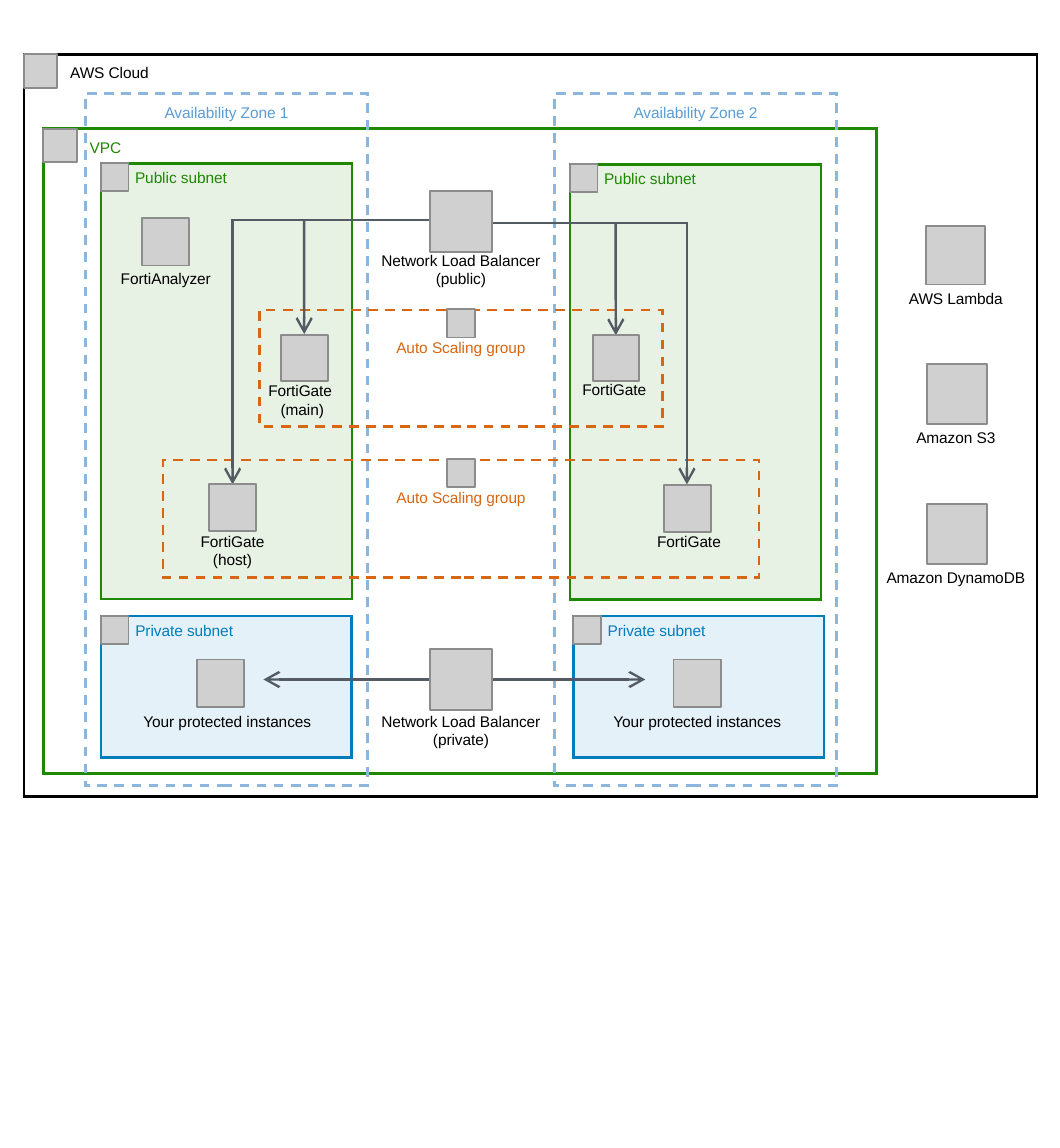
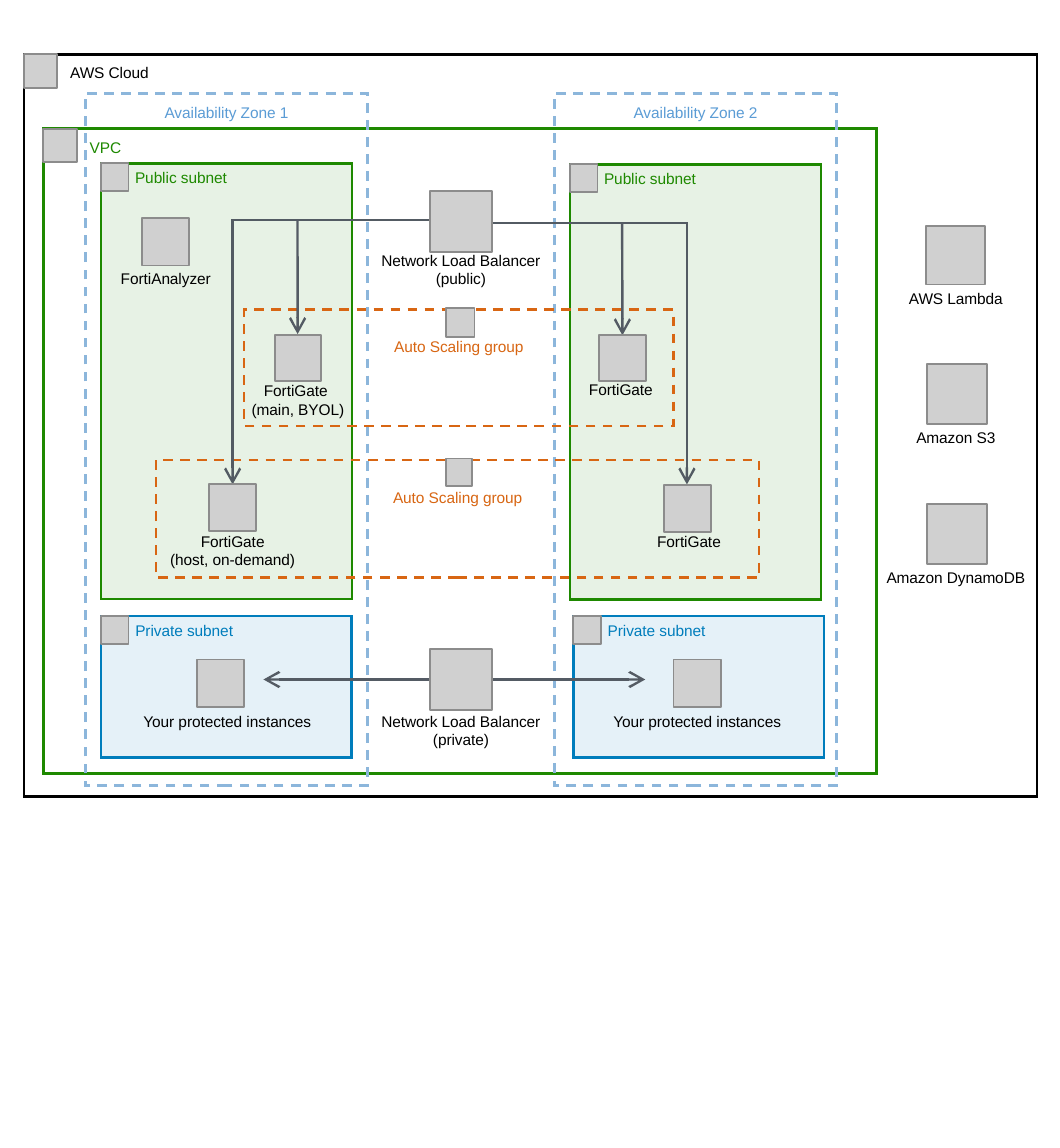
Before and after one commit to aws-quickstart/quickstart-fortinet-fortigate, a slide deck: slide 1 of docs/images/fortigate-architecture-diagram.pptx. Drawn at 1060x1148 pixels with LibreOffice and Linux fonts; fonts in the diff are those of the drawing; grey boxes stand for pictures. Boxes give left, top, right and bottom in pixels: in the first picture for what was removed or moved away, otherwise in the second. Text is boxed around its words. In the diff, an @@ line names an element or a change of style, - is before the commit and + after.

```diff
--- a/docs/images/fortigate-architecture-diagram.pptx
+++ b/docs/images/fortigate-architecture-diagram.pptx
@@ arrow moved from (304, 221) - (304, 334) to (297, 221) - (297, 334) @@
@@ 1 picture, 1 text, 1 arrow: place and size @@
-1 picture, 1 text, 1 arrow at (582,223,646,395)
+1 picture, 1 text, 1 arrow at (589,223,653,395)
@@ rectangle "Auto Scaling group": place and size @@
-rectangle "Auto Scaling group" at (260,311,662,428)
+rectangle "Auto Scaling group" at (244,309,673,426)
@@ picture: place and size @@
-picture at (281,336,327,382)
+picture at (274,336,320,382)
@@ text at (252,403,344,418): text changed @@
-(main)
+(main, BYOL)
@@ rectangle "Auto Scaling group": place and size @@
-rectangle "Auto Scaling group" at (163,459,760,578)
+rectangle "Auto Scaling group" at (155,459,758,578)
@@ text at (170,535,296,569): text changed @@
-FortiGate
-(host)
+FortiGate
+(host, on-demand)
```
Also in this commit, not shown: 13 other files.
